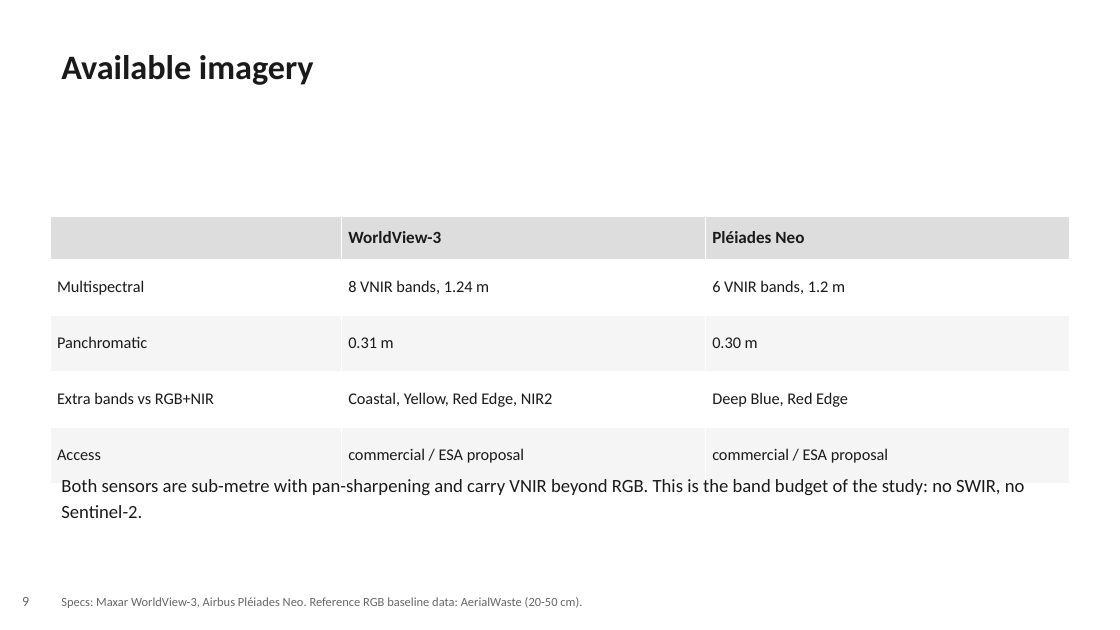
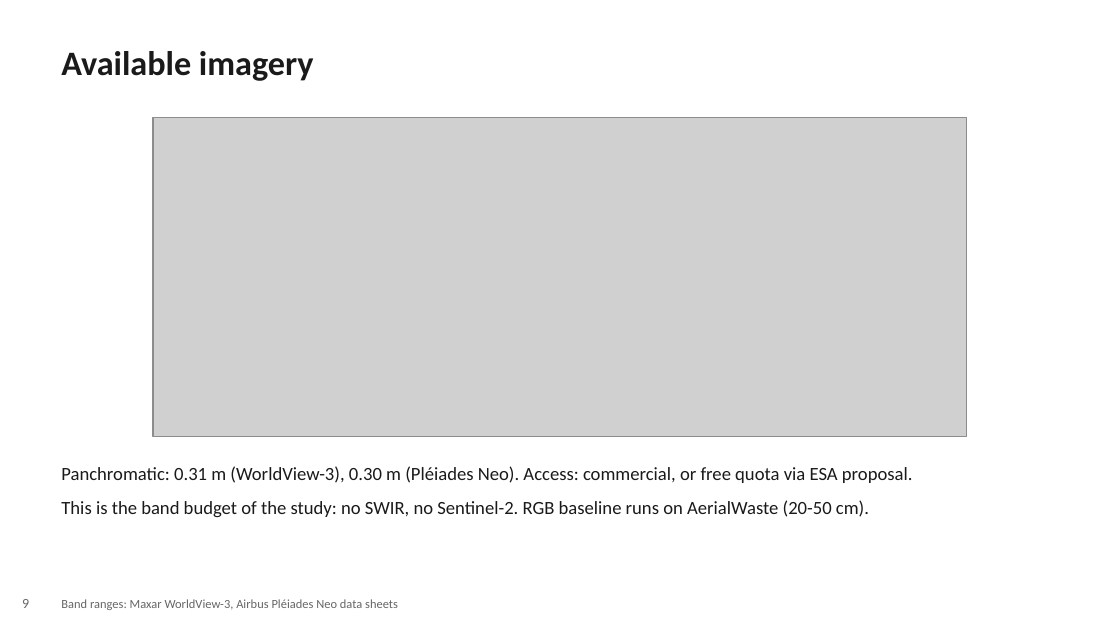
Before and after one commit to alepot55/perivallon-thesis, a slide deck: slide 9 of assets/deck_v7/deck_v7.pptx. Drawn at 1120x630 pixels with LibreOffice and Linux fonts; fonts in the diff are those of the drawing; grey boxes stand for pictures. Boxes give left, top, right and bottom in pixels: in the first picture for what was removed or moved away, otherwise in the second. Text is boxed around its words. In the diff, an @@ line names an element or a change of style, - is before the commit and + after.

Commit message:
deck v7: visual pass — real paper figures + quality diagrams
Per feedback (slides too textual, diagrams below par): 10 of 13 slides now
carry a visual. Real figures extracted from the papers with credit lines:
AerialWaste positive examples (Torres 2023, CC BY) on Context; the Alari
2024 class-sample strip on Materials; a WorldView-3 building-level asbestos
classification example (Bonifazi 2026, CC BY) on material-level related
work. Alari thesis PDF fetched from politesi into the library. New quality
diagrams: task input->model->multi-label output (with a real Alari tile),
literature-search funnel with counts, per-sensor band chart (honest
NIR1/NIR2 overlap), proposal pipeline, evaluation grid schema. All
diagrams QA'd for overflow/clipping and rebuilt where needed.

```diff
--- a/assets/deck_v7/deck_v7.pptx
+++ b/assets/deck_v7/deck_v7.pptx
@@ text "Available imagery" at (61, 51, 313, 81): line spacing 1.15 to 1.12 @@
@@ picture added at (153, 118, 968, 437) @@
@@ table removed at (50, 217, 1070, 484), 5 rows, 3 columns @@
- | WorldView-3 | Pléiades Neo
-Multispectral | 8 VNIR bands, 1.24 m | 6 VNIR bands, 1.2 m
-Panchromatic | 0.31 m | 0.30 m
-Extra bands vs RGB+NIR | Coastal, Yellow, Red Edge, NIR2 | Deep Blue, Red Edge
-Access | commercial / ESA proposal | commercial / ESA proposal
@@ text at (61, 466, 913, 517): text changed @@
-Both sensors are sub-metre with pan-sharpening and carry VNIR beyond RGB. This is the band budget of the study: no SWIR, no Sentinel-2.
+Panchromatic: 0.31 m (WorldView-3), 0.30 m (Pléiades Neo). Access: commercial, or free quota via ESA proposal.
+This is the band budget of the study: no SWIR, no Sentinel-2. RGB baseline runs on AerialWaste (20-50 cm).
@@ text at (61, 599, 398, 610): text changed @@
-Specs: Maxar WorldView-3, Airbus Pléiades Neo. Reference RGB baseline data: AerialWaste (20-50 cm).
+Band ranges: Maxar WorldView-3, Airbus Pléiades Neo data sheets
```
Also in this commit, not shown: 12 other slides changed, 14 other files.
